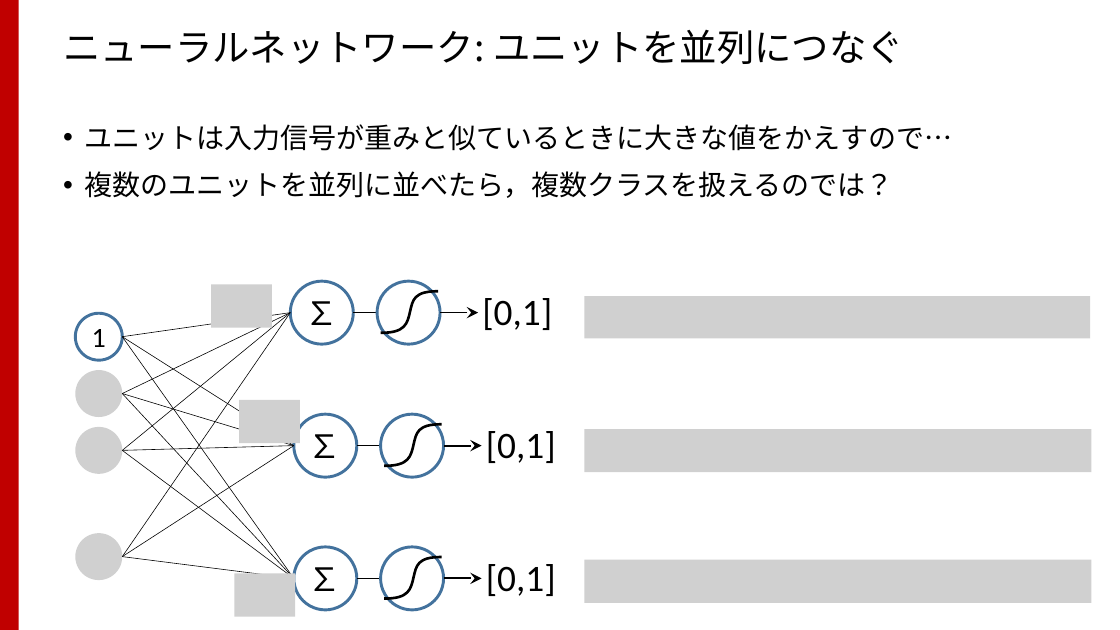
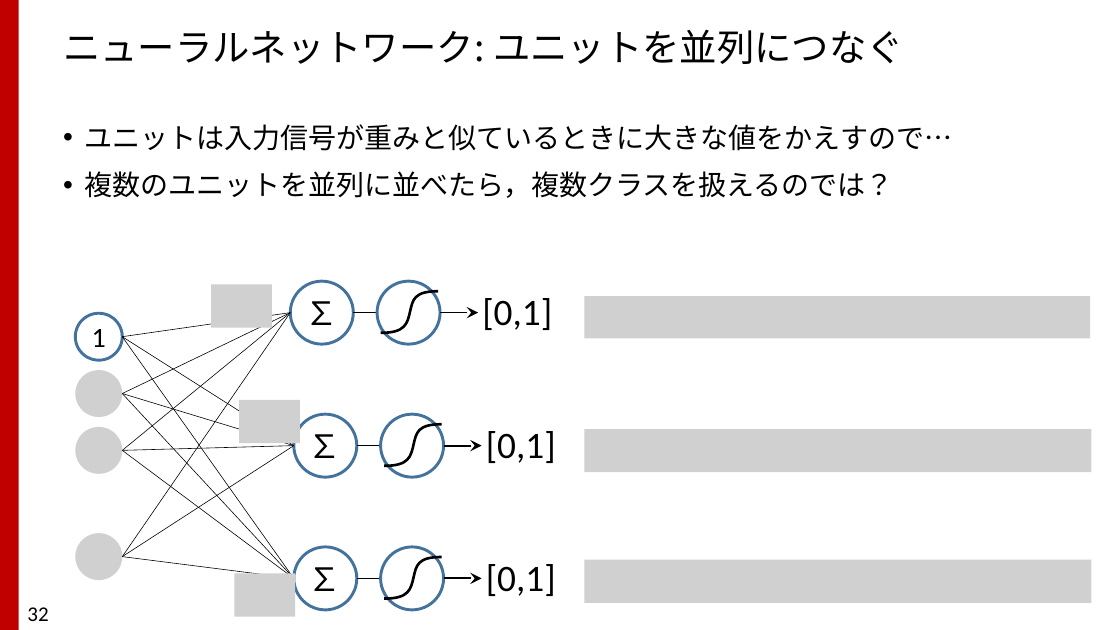
Before and after one commit to TakashiIjiri/TakashiIjiri.github.io, a slide deck: slide 32 of classes/dm2017/DigitalMedia2_11.pptx. Drawn at 1120x630 pixels with LibreOffice and Linux fonts; fonts in the diff are those of the drawing; grey boxes stand for pictures; background and template pictures are left out. Boxes give left, top, right and bottom in pixels: in the first picture for what was removed or moved away, otherwise in the second. Text is boxed around its words. In the diff, an @@ line names an element or a change of style, - is before the commit and + after.

```diff
--- a/classes/dm2017/DigitalMedia2_11.pptx
+++ b/classes/dm2017/DigitalMedia2_11.pptx
@@ page number added at box(27, 607, 48, 621), 18 pt, text #000000 @@
+32
```
Also in this commit, not shown: 47 other slides changed, 3 other files.
